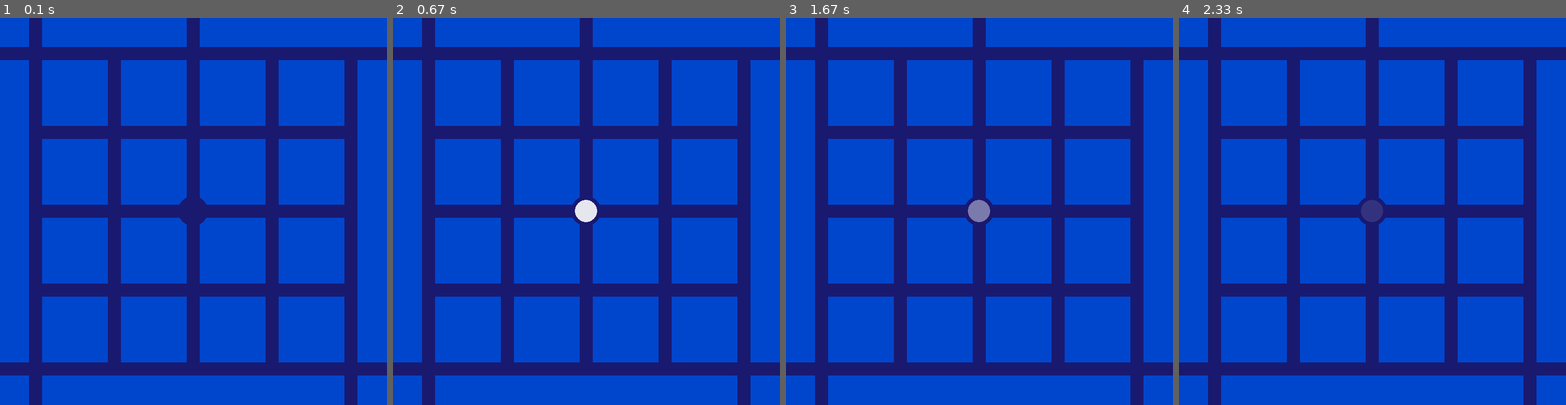
Above: before the commit, frames 1-4 (left to right).
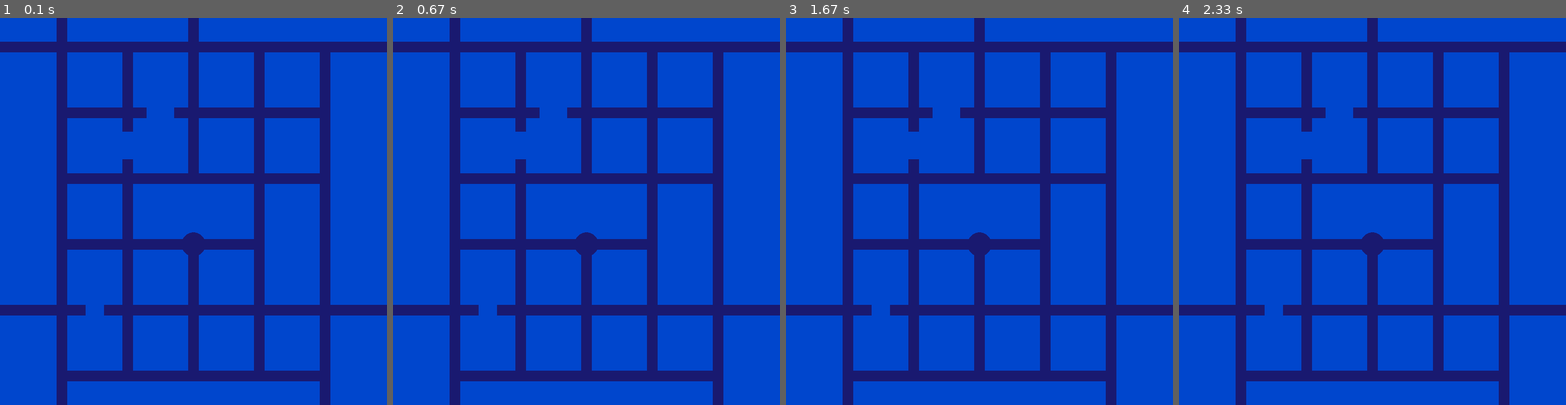
Above: after the commit, the same moments.

Repository: bananaflame/witnessPanel
Game: pygame game, started from main3.py
The game is run twice, just before and just after one commit, with the same random seed, the same clock (stepped at 60 frames per second) and the same inputs.
Inputs (mouse positions are in pixels of both pictures, inside the frame that each line leads up to):
- Up to frame 1 (0.1 s): no input
- Up to frame 2 (0.67 s): click (586, 211) at 0.38 s
- Up to frame 3 (1.67 s): no input
- Up to frame 4 (2.33 s): no input

The runs differ from the first frame. In frame 1, 37% of the frame differs, in the area x 0-100%, y 0-100%; in frame 2, 37%; in frame 3, 37%; in frame 4, 37%.

Commit message:
started adding nullzones, changed movement
removed sprite inheritance from trace sections and walls as part of an
effort to move to a math, rather than sprite collision, based movement
system. as such, Maze.walls and tracelist changed to lists instead of
spritegroups, trace sections and walls were given draw functions based
on their position variables only. Added generateNullZones function.
During this transition, encountered bug involving passing same position
variable pointer to trace start and trace head that made trace start
position be updated with trace head, fixed by temporarily casting the
position as a new list (line 286). Also, fixed linewidth not always
being divisible by 2 and added some variables for the testmaze so that I
won't have to keep changing them in the object creation line.

Diff:
--- a/main3.py
+++ b/main3.py
@@ -12,19 +12,13 @@
 down = 2
 left = 3
 
-class TraceStart(pygame.sprite.Sprite):
-    def __init__(self, maze, pos):
-        super().__init__()
+class TraceStart():
+    def __init__(self, maze, startpos):
         self.fullradius = int(maze.linewidth*1.15)
         self.color = maze.tracecolor
         self.currentradius = self.fullradius//3
         self.donegrowing = False
-        self.fade = 0
-        self.image = pygame.Surface([self.fullradius*2,self.fullradius*2])
-        self.image.fill(clear)
-        self.rect = self.image.get_rect()
-        self.rect.x = pos[0] - self.fullradius
-        self.rect.y = pos[1] - self.fullradius
+        self.pos = startpos
 
     def update(self):
         if not self.donegrowing:
@@ -34,123 +28,97 @@
                 self.donegrowing = True
 
     def draw(self, display):
-        pygame.draw.circle(display, self.color,
-                                (self.rect.x+self.fullradius,self.rect.y+self.fullradius),
-                                self.currentradius)
+       pygame.draw.circle(display, self.color, self.pos, self.currentradius)
+
 class TraceBody():
     pass
 
-class TraceHead(pygame.sprite.Sprite):
-    def __init__(self, maze, pos):
-        super().__init__()
+class TraceHead():
+    def __init__(self, maze, startpos):
         self.width = maze.linewidth
         self.xborder = maze.wspace//2
         self.yborder = maze.hspace//2
         self.mazesquaresize = maze.squaresize
         self.mazewalls = maze.walls
-        self.image = pygame.Surface([self.width,self.width])
         self.color = maze.tracecolor
-        self.fade = 0
-        self.initpos = pos
-        self.rect = self.image.get_rect()
-        self.rect.x = pos[0] - self.width//2# subtract half of width bc gridpos is pixel value for center of an intersection
-        self.rect.y = pos[1] - self.width//2
-        self.image.fill(clear)
-
-
-    def update(self,):
+        self.pos = startpos
+
+    def update(self):
         mousepos = pygame.mouse.get_pos()
-        diffx = mousepos[0] - (self.rect.x + self.width/2) #diff between center of line head and mouse, not top left corner
-        diffy = -mousepos[1] + (self.rect.y + self.width/2) #reversed bc display y-axis is flipped
+        diffx = mousepos[0] - self.pos[0] #diff between center of line head and mouse, not top left corner
+        diffy = -mousepos[1] + self.pos[1] #reversed bc display y-axis is flipped
         fractiontomove = 4
-        gridpos = [(self.rect.x - self.xborder)/(self.mazesquaresize+self.width),
-                   (self.rect.y - self.yborder)/(self.mazesquaresize+self.width)]
+        gridpos = [(self.pos[0] - self.xborder - self.width/2)/(self.mazesquaresize+self.width),
+                   (self.pos[1] - self.yborder - self.width/2)/(self.mazesquaresize+self.width)]
         if abs(diffy) > abs(diffx):#primary axis is up/down
             if gridpos[0].is_integer(): #trace is on grid column, can move up/down
-                if diffy > 2:
-                    self.tryMove(up,diffy/fractiontomove)
-                elif diffy < -2:
-                    self.tryMove(down,abs(diffy)/fractiontomove)
+                if diffy > 2:#up
+                    self.pos[1] -= math.ceil(diffy/fractiontomove)
+                elif diffy < -2:#down
+                    self.pos[1] += math.ceil(abs(diffy)/fractiontomove)
             else: #can't move up/down, try left/right
-                if diffx > 2:
-                    self.tryMove(right,diffx/fractiontomove)
-                elif diffx < -2:
-                    self.tryMove(left,abs(diffx)/fractiontomove)
-                elif abs(diffy) > self.mazesquaresize//5:#if cursor getting far away, check if can snap to intersection
-                    disttoisect = (self.rect.x - self.xborder)%(self.mazesquaresize+self.width)
+                if diffx > 2:#right
+                    self.pos[0] += math.ceil(diffx/fractiontomove)
+                elif diffx < -2:#left
+                    self.pos[0] -= math.ceil(abs(diffx)/fractiontomove)
+
+                elif abs(diffy) > self.mazesquaresize//4:#if cursor getting far away, check if can snap to intersection
+                    disttoisect = int((self.pos[0] - self.xborder - self.width/2)%(self.mazesquaresize+self.width))
                     if disttoisect <= self.width:#trace is 1 linewidth right of intersection
-                        self.tryMove(left,disttoisect)
+                        self.pos[0] -= disttoisect
                     elif disttoisect >= (self.mazesquaresize+self.width) - self.width:#trace is 1 linewidth left of intersection
-                        self.tryMove(right,(self.mazesquaresize+self.width) - disttoisect)
+                        self.pos[0] += self.mazesquaresize + self.width - disttoisect
+
         else:#primary axis is left/right
             if gridpos[1].is_integer(): #trace is on grid row, can move up/down as long as no border in way
-                if diffx > 2:
-                    self.tryMove(right,diffx/fractiontomove)
-                elif diffx < -2:
-                    self.tryMove(left,abs(diffx)/fractiontomove)
+                if diffx > 2:#right
+                    self.pos[0] += math.ceil(diffx/fractiontomove)
+                elif diffx < -2:#left
+                    self.pos[0] -= math.ceil(abs(diffx)/fractiontomove)
             else: #can't move left/right, try up/down
-                if diffy > 2:
-                    self.tryMove(up,diffy/fractiontomove)
-                elif diffy < -2:
-                    self.tryMove(down,abs(diffy)/fractiontomove)
-                elif abs(diffx) > self.mazesquaresize//5:#if cursor getting far away, check if can snap to intersection
-                    disttoisect = (self.rect.y - self.yborder)%(self.mazesquaresize+self.width)
+                if diffy > 2:#up
+                    self.pos[1] -= math.ceil(diffy/fractiontomove)
+                elif diffy < -2:#down
+                    self.pos[1] += math.ceil(abs(diffy)/fractiontomove)
+                elif abs(diffx) > self.mazesquaresize//4:#if cursor getting far away, check if can snap to intersection
+                    disttoisect = int((self.pos[1] - self.yborder - self.width/2)%(self.mazesquaresize+self.width))
                     if disttoisect <= self.width:#trace is 1 linewidth below intersection
-                        self.tryMove(up,disttoisect)
+                        self.pos[1] -= disttoisect
                     elif disttoisect >= (self.mazesquaresize+self.width) - self.width:#trace is one linewidth above intersection
-                        self.tryMove(down,(self.mazesquaresize+self.width) - disttoisect)
-
+                        self.pos[1] += self.mazesquaresize+self.width - disttoisect
 
     def tryMove(self,direction,dist_to_move):
         distance = math.ceil(dist_to_move) #always try to move at least 1 pixel
-        collisions = []
         if direction == up:
             for i in range(distance):
-                if not collisions:
-                    self.rect.y -= 1 #don't forget display y-axis is reverse
-                    collisions = pygame.sprite.spritecollide(self, self.mazewalls, False)
-                    for wall in collisions:
-                        self.rect.top = wall.rect.bottom
+                self.pos[1] -= 1 #don't forget display y-axis is reverse
         elif direction == right:
             for i in range(distance):
-                if not collisions:
-                    self.rect.x += 1
-                    collisions = pygame.sprite.spritecollide(self, self.mazewalls, False)
-                    for wall in collisions:
-                        self.rect.right = wall.rect.left
+                self.pos[0] += 1
         elif direction == down:
             for i in range(distance):
-                if not collisions:
-                    self.rect.y += 1 #don't forget display y-axis is reverse
-                    collisions = pygame.sprite.spritecollide(self, self.mazewalls, False)
-                    for wall in collisions:
-                        self.rect.bottom = wall.rect.top
+                self.pos[1] += 1 #don't forget display y-axis is reverse
         elif direction == left:
             for i in range(distance):
-                if not collisions:
-                    self.rect.x -= 1
-                    collisions = pygame.sprite.spritecollide(self,self.mazewalls,False)
-                    for wall in collisions:
-                        self.rect.left = wall.rect.right
+                self.pos[0] -= 1
 
     def draw(self,display):
-        pygame.draw.circle(display,self.color,(self.rect.x+self.width//2,self.rect.y+self.width//2),self.width//2)
-
-class Wall(pygame.sprite.Sprite):
+        pygame.draw.circle(display,self.color,self.pos,self.width//2)
+
+class Wall():
     def __init__(self,startpos,endpos,color):
-        super().__init__()
-        self.image = pygame.Surface([endpos[0]-startpos[0],endpos[1]-startpos[1]])
-        self.image.fill(color)
-        self.rect = self.image.get_rect()
-        self.rect.x = startpos[0]
-        self.rect.y = startpos[1]
+        self.color = color
+        self.startpos = startpos
+        self.width = endpos[0]-startpos[0]
+        self.height = endpos[1]-startpos[1]
+    def draw(self,display):
+        pygame.draw.rect(display,self.color,(self.startpos,(self.width,self.height)))
 
 class Maze():
     def __init__(self, display, size, nullzones,
                  symbols, starts, ends, hexagons,
                  linefrac, bgcolor, gridcolor, tracecolor):
         self.size = size #tuple with (x,y)
-        self.nullzones = nullzones #see default above
         self.symbols = symbols #tuple with (x,y), relative to squares, not intersections
         self.starts = starts #list of starting point positions
         self.sortEnds(ends) #generates 4 lists of end points, one for each maze side, needed later
@@ -160,11 +128,17 @@
         self.gridcolor = gridcolor #color of grid lines
         self.tracecolor = tracecolor #color of trace
         self.grid = []
+
+        self.tracedisplay = pygame.Surface((display.get_width(),display.get_height()))
+        self.tracedisplay.set_colorkey(clear)#makes everything that's that color transparent
+
         for y in range(size[0]):
             self.grid.append([])
             for x in range(size[1]):
                 self.grid[y].append(0)
+
         self.generateWalls(display)
+        self.generateNullZones(nullzones)
 
     def printMaze(self):
         for i in self.grid:
@@ -203,12 +177,12 @@
             self.squaresize = self.screenrect.h // (self.size[1] + (self.linefrac*self.size[1]) + 5*self.linefrac)
         self.squaresize = int(self.squaresize)
         self.linewidth = int(self.squaresize*self.linefrac)#I need the pixel value of self.linewidth more after this, so this will be useful
-        if self.linewidth % 2 == 1:#make the line width always be even so that the trace head circle will fill it completely
-            self.squaresize -= 1
+        while self.linewidth % 2 == 1:#make the line width always be even so that the trace head circle will fill it completely
+            self.squaresize -= 1 #while loop because subtracting 1 from square size doesn't always make linewidth even
             self.linewidth = int(self.squaresize*self.linefrac)
         self.wspace = int(self.screenrect.w - ((self.squaresize+self.linewidth)*self.size[0] + self.linewidth))
         self.hspace = int(self.screenrect.h - ((self.squaresize+self.linewidth)*self.size[1] + self.linewidth))
-        self.walls = pygame.sprite.Group()
+        self.walls = []
 
         #pixel values for the edges of the maze
         rightedge = self.wspace//2 + ((self.squaresize+self.linewidth)*self.size[0]) + self.linewidth
@@ -223,57 +197,110 @@
         currentpos = (0,0)
         for endpos in self.upends:
             nextpos = (leftedge + ((self.squaresize+self.linewidth)*endpos), topedge)
-            self.walls.add(Wall(currentpos,nextpos,self.bgcolor))
+            self.walls.append(Wall(currentpos,nextpos,self.bgcolor))
             currentpos = (nextpos[0]+self.linewidth,0)
         if currentpos[0] != rightedge:
-            self.walls.add(Wall(currentpos,(rightedge,topedge),self.bgcolor))
+            self.walls.append(Wall(currentpos,(rightedge,topedge),self.bgcolor))
         #right side:
         currentpos = (rightedge,0)
         for endpos in self.rightends:
             nextpos = (self.screenrect.h, topedge + (self.squaresize+self.linewidth)*endpos)
-            self.walls.add(Wall(currentpos,nextpos,self.bgcolor))
+            self.walls.append(Wall(currentpos,nextpos,self.bgcolor))
             currentpos = (rightedge,nextpos[1]+self.linewidth)
         if currentpos[1] != botedge:
-            self.walls.add(Wall(currentpos,(self.screenrect.w,botedge),self.bgcolor))
+            self.walls.append(Wall(currentpos,(self.screenrect.w,botedge),self.bgcolor))
         #these next two have an extra if to make sure an extraneous, 0 area wall isn't created
         #bottom side:
         currentpos = (leftedge,botedge)
         for endpos in self.downends:
             nextpos = (leftedge + ((self.squaresize+self.linewidth)*endpos), self.screenrect.h)
             if nextpos[0]-currentpos[0] != 0:
-                self.walls.add(Wall(currentpos,nextpos,self.bgcolor))
+                self.walls.append(Wall(currentpos,nextpos,self.bgcolor))
             currentpos = (nextpos[0]+self.linewidth,botedge)
-        self.walls.add(Wall(currentpos,(self.screenrect.h,self.screenrect.w),self.bgcolor))
+        self.walls.append(Wall(currentpos,(self.screenrect.h,self.screenrect.w),self.bgcolor))
         #left side:
         currentpos = (0,topedge)
         for endpos in self.leftends:
             nextpos = (leftedge, topedge + (self.squaresize+self.linewidth)*endpos)
             if nextpos[1]-currentpos[1] != 0:
-                self.walls.add(Wall(currentpos,nextpos,self.bgcolor))
+                self.walls.append(Wall(currentpos,nextpos,self.bgcolor))
             currentpos = (0, nextpos[1] + self.linewidth)
-        self.walls.add(Wall(currentpos,(leftedge,self.screenrect.h),self.bgcolor))
-
-
-
-
-
+        self.walls.append(Wall(currentpos,(leftedge,self.screenrect.h),self.bgcolor))
 
         """
-        self.walls.add(Wall(0,0,self.wspace//2,
+        self.walls.append(Wall(0,0,self.wspace//2,
                             self.screenrect.h,self.bgcolor))#left boundary
-        self.walls.add(Wall(((self.squaresize+self.linewidth)*self.size[0] + self.linewidth)+ self.wspace//2,0,
+        self.walls.append(Wall(((self.squaresize+self.linewidth)*self.size[0] + self.linewidth)+ self.wspace//2,0,
                             self.screenrect.w,self.screenrect.h,self.bgcolor))#right boundary
-        self.walls.add(Wall(self.wspace//2,0,
+        self.walls.append(Wall(self.wspace//2,0,
                             self.screenrect.w-self.wspace//2,self.hspace//2,self.bgcolor))#top boundary
-        self.walls.add(Wall(self.wspace//2,((self.squaresize+self.linewidth)*self.size[1] + self.linewidth)+self.hspace//2,
+        self.walls.append(Wall(self.wspace//2,((self.squaresize+self.linewidth)*self.size[1] + self.linewidth)+self.hspace//2,
                             ((self.squaresize+self.linewidth)*self.size[0] + self.linewidth)+ self.wspace//2,self.screenrect.h,self.bgcolor))#bottom boundary
         """
-        for y in range(self.size[1]):
+
+        for y in range(self.size[1]): #draw grid squares
             for x in range(self.size[0]):
                 squarex = self.wspace//2+self.linewidth+(x*(self.squaresize+self.linewidth))
                 squarey = self.hspace//2+self.linewidth+(y*(self.squaresize+self.linewidth))
-                self.walls.add(Wall((squarex,squarey),(squarex+self.squaresize,squarey+self.squaresize),self.bgcolor))
-        print(len(self.walls))
+                self.walls.append(Wall((squarex,squarey),(squarex + self.squaresize,squarey + self.squaresize),self.bgcolor))
+
+    def generateNullZones(self,nullcoords):
+        self.upwalls = [] #these four lists will store the top, right, bottom, and left edges of the nullzones, respectively, in pixel values
+        self.rightwalls = [] #they will be used to calculate trace head nullzone collisions as well as generate the nullzone wall objects.
+        self.downwalls = []
+        self.leftwalls = []
+        for row in range(self.size[1]+1):# +1 for both of these because self.size is the size in terms of squares, not grid lines
+            self.rightwalls.append([])
+            self.leftwalls.append([])
+        for column in range(self.size[0]+1):
+            self.upwalls.append([])
+            self.downwalls.append([])
+        for nullzone in nullcoords:
+            if nullzone[1][0] - nullzone[0][0] == 1: #horizontal
+                self.leftwalls[nullzone[0][1]].append(int(self.wspace/2 + nullzone[0][0]*(self.squaresize+self.linewidth) + self.linewidth + ((1-nullzone[2])/2)*self.squaresize))
+                self.rightwalls[nullzone[0][1]].append(int(self.wspace/2 + nullzone[0][0]*(self.squaresize+self.linewidth) + self.linewidth + ((1-nullzone[2])/2)*self.squaresize + nullzone[2]*self.squaresize))
+            elif nullzone[1][1] - nullzone[0][1] == 1: #vertical
+                self.upwalls[nullzone[0][0]].append(int(self.hspace/2 + nullzone[0][1]*(self.squaresize+self.linewidth) + self.linewidth + ((1-nullzone[2])/2)*self.squaresize))
+                self.downwalls[nullzone[0][0]].append(int(self.hspace/2 + nullzone[0][1]*(self.squaresize+self.linewidth) + self.linewidth + ((1-nullzone[2])/2)*self.squaresize + nullzone[2]*self.squaresize))
+        for rownum in range(len(self.leftwalls)):#create horizontal null zone walls
+            for wallnum in range(len(self.leftwalls[rownum])):
+                self.walls.append(Wall((self.leftwalls[rownum][wallnum],self.hspace//2+(self.squaresize+self.linewidth)*rownum),
+                                    (self.rightwalls[rownum][wallnum],self.hspace//2+(self.squaresize+self.linewidth)*rownum+self.linewidth),self.bgcolor))
+        for columnnum in range(len(self.upwalls)):
+            for wallnum in range(len(self.upwalls[columnnum])):
+                self.walls.append(Wall((self.wspace//2+(self.squaresize+self.linewidth)*columnnum,self.upwalls[columnnum][wallnum]),
+                                    (self.wspace//2+(self.squaresize+self.linewidth)*columnnum+self.linewidth,self.downwalls[columnnum][wallnum]),self.bgcolor))
+
+    def tryStart(self,mousepos):
+        mgridpos = [(mousepos[0] - (self.wspace//2) - self.linewidth//2)/(self.squaresize+self.linewidth),
+                   (mousepos[1] - (self.hspace//2) - self.linewidth//2)/(self.squaresize+self.linewidth)]
+        startradius = (self.linewidth*1.1)/(self.squaresize + self.linewidth)
+        for start in self.starts:
+            if abs(start[0] - mgridpos[0]) < startradius and abs(start[1] - mgridpos[1]) < startradius:
+                self.makeTrace([self.wspace//2 + self.linewidth//2 + start[0]*(self.squaresize+self.linewidth),
+                                self.hspace//2 + self.linewidth//2 + start[1]*(self.squaresize+self.linewidth)])
+                return True
+
+    def makeTrace(self,gridpos):
+        #add tracebody in here later
+        self.tracegroup = [TraceHead(self,list(gridpos)),TraceStart(self,list(gridpos))]
+        #list() makes temp copies of gridpos to pass
+        #otherwise these will point to the same list in memory and create problems
+        self.tracefade = 0
+
+    def update(self,is_alive):
+        if is_alive:
+            #update maze flashing symbols when wrong
+            for section in self.tracegroup:
+                section.update()
+        elif self.tracefade < 256:
+            self.tracefade += 2
+
+
+    def drawMaze(self, display):
+        for wall in self.walls:
+            wall.draw(display)
+        self.drawStarts(display)
 
     def drawStarts(self,display):
         self.startlist = []
@@ -283,44 +310,15 @@
 				self.hspace//2 + self.linewidth//2 + startpos[1]*(self.squaresize+self.linewidth)),
                                 int(self.linewidth*1.15))
 
-    def tryStart(self,mousepos):
-        mgridpos = [(mousepos[0] - (self.wspace//2) - self.linewidth//2)/(self.squaresize+self.linewidth),
-                   (mousepos[1] - (self.hspace//2) - self.linewidth//2)/(self.squaresize+self.linewidth)]
-        startradius = (self.linewidth*1.1)/(self.squaresize + self.linewidth)
-        for start in self.starts:
-            if abs(start[0] - mgridpos[0]) < startradius and abs(start[1] - mgridpos[1]) < startradius:
-                self.tracelist = self.maketrace((self.wspace//2 + self.linewidth//2 + start[0]*(self.squaresize+self.linewidth),
-                                        self.hspace//2 + self.linewidth//2 + start[1]*(self.squaresize+self.linewidth)))
-                return True
-
-    def maketrace(self,gridpos):
-        self.tracegroup = pygame.sprite.Group()
-        self.tracegroup.fade = 0
-        #add tracebody in here later
-        self.tracegroup.add(TraceStart(self,gridpos),TraceHead(self,gridpos))
-
-    def update(self,is_alive):
-        if is_alive:
-            #update maze flashing symbols when wrong
-            self.tracegroup.update()
-        elif self.tracegroup.fade < 256:
-            self.tracegroup.fade += 2
-
-
-    def drawMaze(self, display):
-        self.walls.draw(display)
-        self.drawStarts(display)
 
     def drawTrace(self,display):
-        tempdisplay = pygame.Surface((display.get_width(),display.get_height()))
-        tempdisplay.set_colorkey(clear)#makes everything that's that color transparent
-        tempdisplay.fill(clear)
+        self.tracedisplay.fill(clear)
         for section in self.tracegroup:
-            section.draw(tempdisplay)
+            section.draw(self.tracedisplay)
         #all the sections of the trace need to be faded as one image, otherwise
         #we get issues with transparent surfaces overlapping and being more opaque
-        tempdisplay.set_alpha(256 - self.tracegroup.fade)
-        display.blit(tempdisplay,(0,0))
+        self.tracedisplay.set_alpha(256 - self.tracefade)
+        display.blit(self.tracedisplay,(0,0))
 
 
 
@@ -333,11 +331,22 @@
 startupdating = False
 done = False
 
-testmaze = Maze(screen,(4,4),(),
-                (),((2,2),),((0,0,up),(0,0,left),(2,0,up),(4,0,right),(4,4,right),(4,4,down),(0,4,down),(0,4,left)),(),
-                1/5,(0,70,205,255),(25,25,112,255), white)
+display = screen
+size = (4,5)
+nullzones = (((1,1),(2,1),1/2),((3,3),(4,3),1),((0,4),(1,4),1/3),((1,1),(1,2),1/2),((2,2),(2,3),1)) #nullzone coordinate pairs must be left to right or up to down
+symbols = ()
+starts = ((2,3),)
 #reminder: when only one tuple in another tuple, needs comma at end to tell python
 #it's a tuple tuple, not just a tuple... lol   i.e. ((1,1),)
+ends =((0,0,up),(0,0,left),(2,0,up),(4,0,right),(4,4,right),(4,4,down),(0,4,down),(0,4,left))
+hexagons = ()
+linefrac = 1/5
+bgcolor = (0,70,205,255)
+gridcolor = (25,25,112,255)
+tracecolor = white
+
+testmaze = Maze(display,size,nullzones,symbols,starts,ends,hexagons,linefrac,bgcolor,gridcolor,tracecolor)
+
 
 while not done:
     pygame.event.clear()#won't need to get events from event queue, chuck'em
